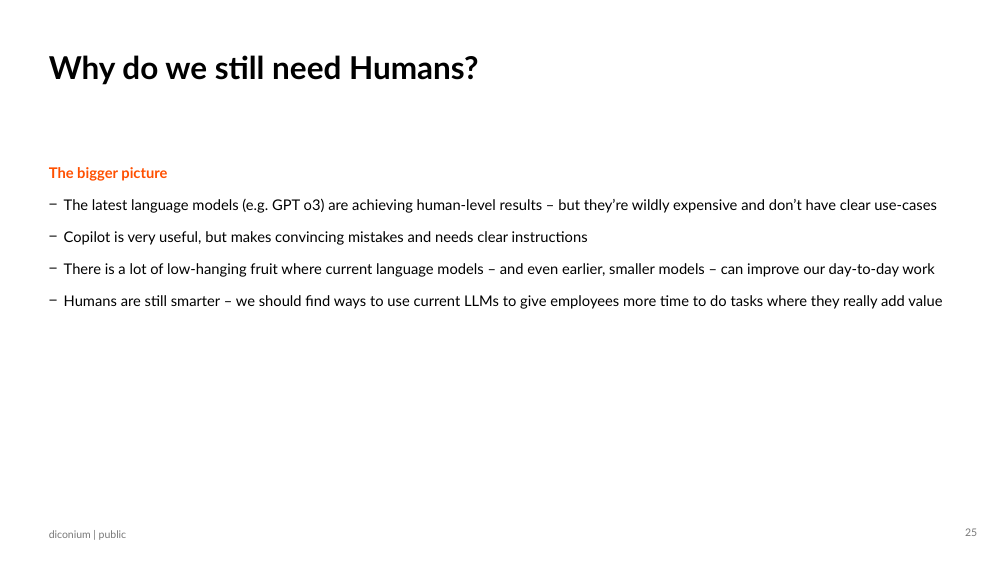
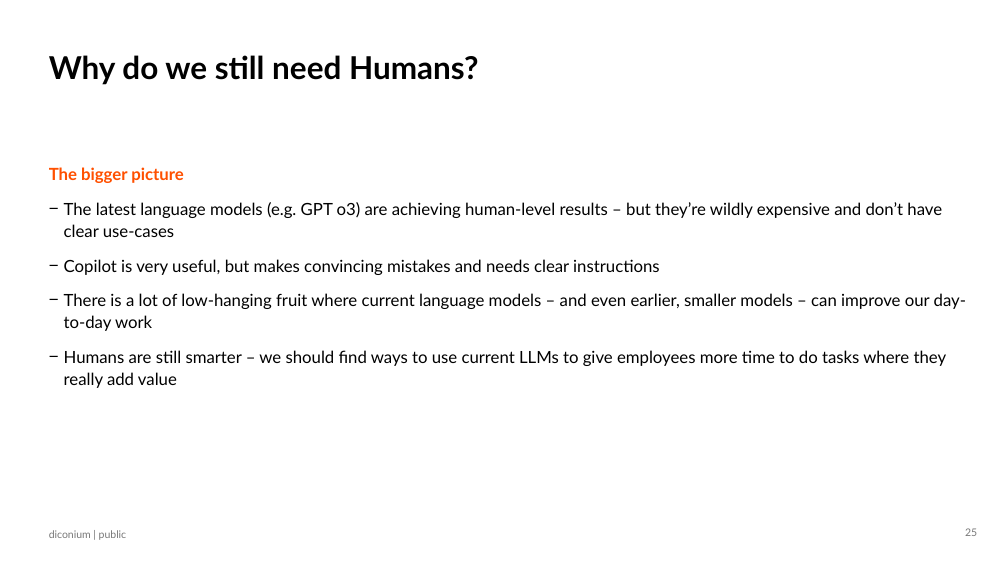
Before and after one commit to NeilSinclair/prompt_workshop, a slide deck: slide 25 of slides/AI Teach In STIHL v1.2.pptx. Drawn at 1008x567 pixels with LibreOffice and Linux fonts; fonts in the diff are those of the drawing; background and template pictures are left out. Boxes give left, top, right and bottom in pixels: in the first picture for what was removed or moved away, otherwise in the second. Text is boxed around its words. In the diff, an @@ line names an element or a change of style, - is before the commit and + after.

```diff
--- a/slides/AI Teach In STIHL v1.2.pptx
+++ b/slides/AI Teach In STIHL v1.2.pptx
@@ text "The bigger picture" at (x1=49, y1=167, x2=966, y2=388): size 14 to 16 pt @@
```
Also in this commit, not shown: 5 other slides changed, 1 other file.
